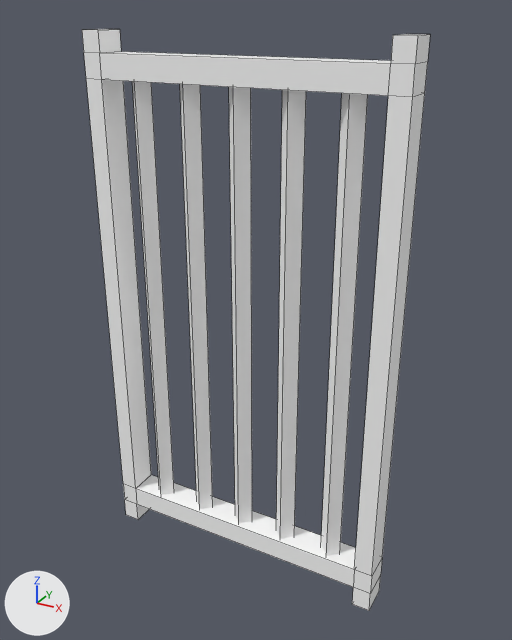
An edit to the FBX model Assets/ExternalAssets/Tiles/gate.fbx, drawn before and after from the same camera.
Camera for both pictures: a 50 mm lens placed at (-26.74, -0.83, 2.9), pointed at (-28.32, 2.06, 1.46). The lights are fixed; the arrows at lower left show +X, +Y and +Z. The first picture is the older version. Mesh edges are drawn as thin lines. Where no turn or scale is listed for an object, it has been applied to the vertices.

In view in the first picture: 'Wall_Gate'.
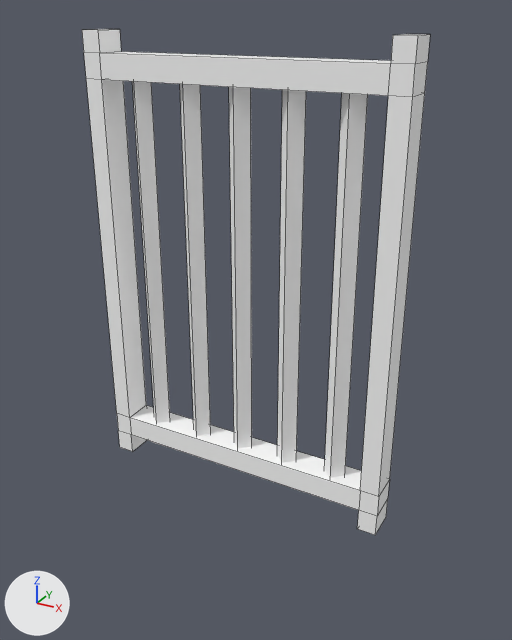
Commit message: gate change

Changed parts and their boxes (x1, y1, x2, y2) in the pictures (512 x 640 px; the box of a moved part takes in the faces that stretch with it):
'Wall_Gate', reshaped (13% shorter)
    before: (82, 29, 430, 611)
    after: (82, 29, 430, 535)
part 1 of me_cube_039, moved or reshaped
    before: (116, 81, 403, 611)
    after: (116, 81, 403, 535)

Diff of the bpy script that builds the scene:
```diff
--- a/Assets/ExternalAssets/Tiles/gate.fbx.py
+++ b/Assets/ExternalAssets/Tiles/gate.fbx.py
@@ me_cube_039 @@
 # used by ob_wall_gate; location = (-28.375, 2.0, 0.0)
-me_cube_039.from_pydata(...)  # 88 vertices, 78 faces; spans x -0.8..0.8, y -0.08..0.08, z 0.0..2.81
+me_cube_039.from_pydata(...)  # 88 vertices, 78 faces; spans x -0.8..0.8, y -0.08..0.08, z 0.5..2.81
+# me_cube_039 part 1: all 44 vertices in x -0.8..0.8, y -0.08..0.08, z 0.0..0.23 are moved by (0.0, 0.0, 0.5)
 me_cube_039.materials.append(mat_toon_character)
```
